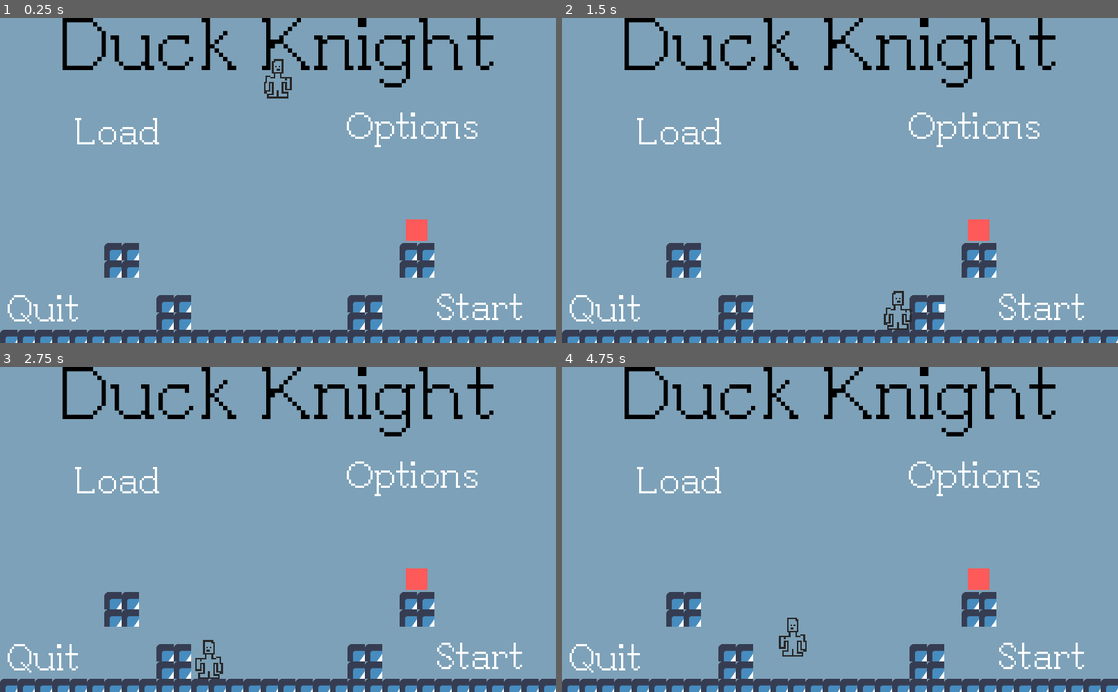
Above: before the commit, frames 1-4 (two rows, left to right).
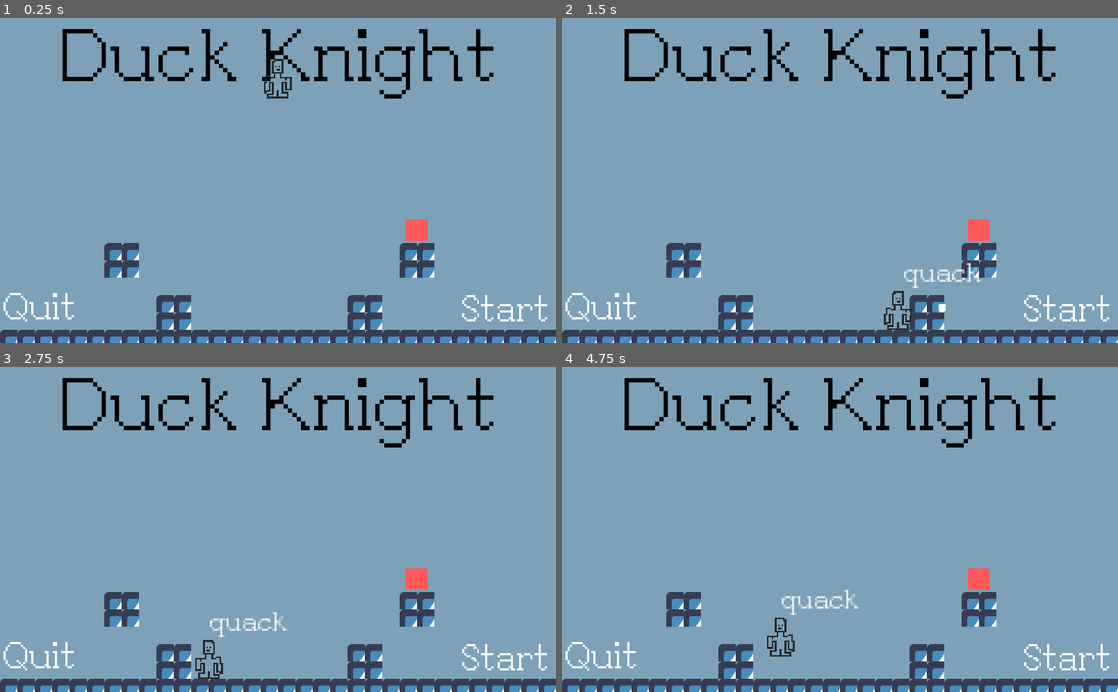
Above: after the commit, the same moments.

Repository: NicholasSurmava/game-jam-entry
Game: Godot game, scene res://src/Core/Levels/Demo/DemoLevel.tscn
Same seed, same stepped clock (60 frames per second), same inputs: the game is played once before the commit and once after it. The engine's default icon, where the game draws it, is replaced by a stand-in: a white triangle on a blue panel in a dark square.
Inputs:
- Up to frame 1 (0.25 s): no input
- Up to frame 2 (1.5 s): hold Right (right) from 0.53 s (still down); tap C (quack, bound only after the commit) at 0.6 s; tap Z (jump) at 0.77 s; tap X (shoot) at 1.35 s
- Up to frame 3 (2.75 s): tap Z (jump) at 1.52 s; tap C (quack, bound only after the commit) at 1.55, 2.1 s; release Right (right) at 2.03 s; hold A (left) from 2.03 s (still down)
- Up to frame 4 (4.75 s): release A (left) at 2.78 s; hold Right (right) 2.78-4.28 s; tap C (quack, bound only after the commit) at 2.85, 3.8, 4.35 s; tap Z (jump) at 3.02, 3.77, 4.52 s; tap X (shoot) at 3.6 s; hold A (left) from 4.28 s (still down)

The runs differ from the first frame. In frame 1, 5.2% of the frame differs, in the area x 0-99%, y 0-95%; in frame 2, 5.5%; in frame 3, 5.5%; in frame 4, 5.8%.

Commit message:
changed quit, start options. other changes

Diff:
--- a/game/project.godot
+++ b/game/project.godot
@@ -56,6 +56,12 @@
 , Object(InputEventJoypadButton,"resource_local_to_scene":false,"resource_name":"","device":0,"button_index":12,"pressure":0.0,"pressed":false,"script":null)
  ]
 }
+quack={
+"deadzone": 0.5,
+"events": [ Object(InputEventKey,"resource_local_to_scene":false,"resource_name":"","device":0,"alt":false,"shift":false,"control":false,"meta":false,"command":false,"pressed":false,"scancode":67,"unicode":0,"echo":false,"script":null)
+, Object(InputEventJoypadButton,"resource_local_to_scene":false,"resource_name":"","device":0,"button_index":3,"pressure":0.0,"pressed":false,"script":null)
+ ]
+}
 
 [physics]
 
--- a/game/src/Components/Actor.gd
+++ b/game/src/Components/Actor.gd
@@ -2,7 +2,7 @@
 
 const bulletPath = preload("res://src/Components/Bullet/Bullet.tscn")
 
-export (int) var SPEED = 450
+export (int) var SPEED = 500
 export (int) var GRAVITY = 2000
 export (int) var JUMP_FORCE = -850
 
--- a/game/src/Components/Bullet/Bullet.gd
+++ b/game/src/Components/Bullet/Bullet.gd
@@ -1,4 +1,4 @@
-extends Area2D
+extends KinematicBody2D
 
 var velocity = Vector2.ZERO
 var direction = Vector2(0,0)
@@ -6,13 +6,12 @@
 func _physics_process(delta: float) -> void:
 	velocity.x = direction.x * 10
 
-	global_position.x += velocity.x
+	self.global_position.x += velocity.x
 
 
 func _on_VisibilityNotifier2D_screen_exited() -> void:
 	queue_free()
 
-
-func _on_Bullet_body_shape_entered(body_id: int, body: Node, body_shape: int, local_shape: int) -> void:
+func _on_Area2D_body_shape_entered(body_id: int, body: Node, body_shape: int, local_shape: int) -> void:
 	if body.name == "Enemy":
 		body.queue_free()
--- a/game/src/Components/Bullet/Bullet.tscn
+++ b/game/src/Components/Bullet/Bullet.tscn
@@ -1,12 +1,14 @@
-[gd_scene load_steps=3 format=2]
+[gd_scene load_steps=4 format=2]
 
 [ext_resource path="res://src/Components/Bullet/Bullet.gd" type="Script" id=1]
 
 [sub_resource type="RectangleShape2D" id=1]
 extents = Vector2( 6.5, 6.375 )
 
-[node name="Bullet" type="Area2D"]
-position = Vector2( 553.958, 36.0407 )
+[sub_resource type="RectangleShape2D" id=2]
+extents = Vector2( 6.32513, 6.25493 )
+
+[node name="Bullet" type="KinematicBody2D"]
 script = ExtResource( 1 )
 
 [node name="ColorRect" type="ColorRect" parent="."]
@@ -19,10 +21,17 @@
 [node name="CollisionShape2D" type="CollisionShape2D" parent="."]
 position = Vector2( 6.5, 6.625 )
 shape = SubResource( 1 )
+one_way_collision = true
 
 [node name="VisibilityNotifier2D" type="VisibilityNotifier2D" parent="."]
 position = Vector2( 6.59081, 6.50735 )
 scale = Vector2( 0.657946, 0.632919 )
 
-[connection signal="body_shape_entered" from="." to="." method="_on_Bullet_body_shape_entered"]
+[node name="Area2D" type="Area2D" parent="."]
+
+[node name="CollisionShape2D" type="CollisionShape2D" parent="Area2D"]
+position = Vector2( 6.51691, 6.51695 )
+shape = SubResource( 2 )
+
 [connection signal="screen_exited" from="VisibilityNotifier2D" to="." method="_on_VisibilityNotifier2D_screen_exited"]
+[connection signal="body_shape_entered" from="Area2D" to="." method="_on_Area2D_body_shape_entered"]
--- a/game/src/Components/Player/Player.gd
+++ b/game/src/Components/Player/Player.gd
@@ -50,14 +50,24 @@
 #
 #	velocity = move_and_slide(velocity, Vector2.UP)
 
+func _physics_process(delta: float) -> void:
+	if Input.is_action_just_pressed("quack"):
+		$dialogue.text = "quack"
+		$dialogue.visible = true
+		$dialogue_timer.wait_time = 1
+		$dialogue_timer.start()
 
-func _on_Area2D_body_shape_entered(body_id: int, body: Node, body_shape: int, local_shape: int) -> void:
-	$dialogue.text = "quack"
-	$dialogue.visible = true
-	$dialogue_timer.start()
+func _on_Start_body_shape_entered(body_id: int, body: Node, body_shape: int, local_shape: int) -> void:
+	if body.name == "Player":
+		get_tree().change_scene("res://src/Core/Levels/Level1/Level1.tscn")
 
 
 func _on_dialogue_timer_timeout() -> void:
 	$dialogue.text = ""
 	$dialogue.visible = false
 	print("changing level")
+
+
+func _on_Quit_body_shape_entered(body_id: int, body: Node, body_shape: int, local_shape: int) -> void:
+	if body.name == "Player":
+		get_tree().notification(MainLoop.NOTIFICATION_WM_QUIT_REQUEST)
--- a/game/src/Core/Levels/Demo/DemoLevel.tscn
+++ b/game/src/Core/Levels/Demo/DemoLevel.tscn
@@ -34,12 +34,21 @@
 size = 128
 font_data = ExtResource( 4 )
 
-[sub_resource type="RectangleShape2D" id=4]
-extents = Vector2( 76.4547, 28.5176 )
-
 [sub_resource type="DynamicFont" id=5]
 size = 64
 font_data = ExtResource( 4 )
+
+[sub_resource type="RectangleShape2D" id=9]
+extents = Vector2( 18.5768, 299.997 )
+
+[sub_resource type="RectangleShape2D" id=7]
+extents = Vector2( 85.761, 20.329 )
+
+[sub_resource type="RectangleShape2D" id=10]
+extents = Vector2( 22.7394, 271.214 )
+
+[sub_resource type="RectangleShape2D" id=8]
+extents = Vector2( 134.449, 31.2778 )
 
 [sub_resource type="RectangleShape2D" id=6]
 extents = Vector2( 19.6231, 19.8386 )
@@ -60,14 +69,15 @@
 tile_set = SubResource( 2 )
 cell_size = Vector2( 32, 32 )
 format = 1
-tile_data = PoolIntArray( 851974, 0, 0, 851975, 0, 0, 851991 …(159 unchanged characters)… 2, 0, 0, 1114132, 0, 0, 1114133, 0, 0, 1179648, 0, 0, 1179649, 0, 0, 1179650, 0, 0, 1179651, 0, 0, 1179652, 0, 0, 1179653, 0, 0, 1179654, 0, 0, 1179655, 0, 0, 1179656, 0, 0, 1179657, 0, 0, 1179658, 0, 0, 1179659, 0, 0, 1179660, 0, 0, 1179661, 0, 0, 1179662, 0, 0, 1179663, 0, 0, 1179664, 0, 0, 1179665, 0, 0, 1179666, 0, 0, 1179667, 0, 0, 1179668, 0, 0, 1179669, 0, 0, 1179670, 0, 0, 1179671, 0, 0, 1179672, 0, 0, 1179673, 0, 0, 1179674, 0, 0, 1179675, 0, 0, 1179676, 0, 0, 1179677, 0, 0, 1179678, 0, 0, 1179679, 0, 0, 1179680, 0, 0 )
+tile_data = PoolIntArray( 851974, 0, 0, 851975, 0, 0, 851991 …(159 unchanged characters)… 2, 0, 0, 1114132, 0, 0, 1114133, 0, 0, 1245176, 0, 0, 1245177, 0, 0, 1245178, 0, 0, 1245179, 0, 0, 1245180, 0, 0, 1245181, 0, 0, 1245182, 0, 0, 1245183, 0, 0, 1179648, 0, 0, 1179649, 0, 0, 1179650, 0, 0, 1179651, 0, 0, 1179652, 0, 0, 1179653, 0, 0, 1179654, 0, 0, 1179655, 0, 0, 1179656, 0, 0, 1179657, 0, 0, 1179658, 0, 0, 1179659, 0, 0, 1179660, 0, 0, 1179661, 0, 0, 1179662, 0, 0, 1179663, 0, 0, 1179664, 0, 0, 1179665, 0, 0, 1179666, 0, 0, 1179667, 0, 0, 1179668, 0, 0, 1179669, 0, 0, 1179670, 0, 0, 1179671, 0, 0, 1179672, 0, 0, 1179673, 0, 0, 1179674, 0, 0, 1179675, 0, 0, 1179676, 0, 0, 1179677, 0, 0, 1179678, 0, 0, 1179679, 0, 0, 1179680, 0, 0, 1179681, 0, 0, 1179682, 0, 0, 1179683, 0, 0, 1179684, 0, 0, 1179685, 0, 0, 1179686, 0, 0 )
 
 [node name="Label" type="Label" parent="."]
 anchor_left = 0.5
 anchor_right = 0.5
 margin_left = -404.0
+margin_top = 21.3574
 margin_right = 404.0
-margin_bottom = 128.0
+margin_bottom = 149.357
 custom_fonts/font = SubResource( 3 )
 custom_colors/font_color = Color( 0, 0, 0, 1 )
 text = "Duck Knight"
@@ -76,37 +86,33 @@
 }
 
 [node name="Start" type="Area2D" parent="."]
-position = Vector2( 800.654, 569.195 )
-__meta__ = {
-"_edit_group_": true
-}
-
-[node name="CollisionShape2D" type="CollisionShape2D" parent="Start"]
-position = Vector2( 84.8528, -33.5875 )
-shape = SubResource( 4 )
+position = Vector2( 994.401, 446.158 )
 
 [node name="Label" type="Label" parent="Start"]
-margin_left = 1.125
-margin_top = -59.7818
-margin_right = 169.125
-margin_bottom = 4.2182
+margin_left = -147.367
+margin_top = 66.0833
+margin_right = 20.6326
+margin_bottom = 130.083
 custom_fonts/font = SubResource( 5 )
 text = "Start"
 __meta__ = {
 "_edit_use_anchors_": false
 }
 
+[node name="CollisionShape2D" type="CollisionShape2D" parent="Start"]
+position = Vector2( 80.0904, -137.488 )
+shape = SubResource( 9 )
+
 [node name="Load" type="Area2D" parent="."]
+visible = false
 position = Vector2( 137.239, 244.829 )
+monitoring = false
 __meta__ = {
 "_edit_group_": true
 }
 
-[node name="CollisionShape2D" type="CollisionShape2D" parent="Load"]
-position = Vector2( 84.8528, -33.5875 )
-shape = SubResource( 4 )
-
 [node name="Label" type="Label" parent="Load"]
+modulate = Color( 0.603922, 0.603922, 0.603922, 1 )
 margin_left = 1.125
 margin_top = -59.7818
 margin_right = 169.125
@@ -117,47 +123,47 @@
 "_edit_use_anchors_": false
 }
 
+[node name="CollisionShape2D" type="CollisionShape2D" parent="Load"]
+position = Vector2( 76, -31.5 )
+shape = SubResource( 7 )
+
 [node name="Quit" type="Area2D" parent="."]
 position = Vector2( 13.0985, 571.865 )
-__meta__ = {
-"_edit_group_": true
-}
-
-[node name="CollisionShape2D" type="CollisionShape2D" parent="Quit"]
-position = Vector2( 84.8528, -33.5875 )
-shape = SubResource( 4 )
 
 [node name="Label" type="Label" parent="Quit"]
-margin_left = 1.125
-margin_top = -59.7818
-margin_right = 169.125
-margin_bottom = 4.2182
+margin_left = -7.36029
+margin_top = -64.0244
+margin_right = 160.64
+margin_bottom = -0.0244446
 custom_fonts/font = SubResource( 5 )
 text = "Quit"
 __meta__ = {
 "_edit_use_anchors_": false
 }
 
+[node name="CollisionShape2D" type="CollisionShape2D" parent="Quit"]
+position = Vector2( -39.1342, -240.914 )
+shape = SubResource( 10 )
+
 [node name="Options" type="Area2D" parent="."]
-position = Vector2( 637.979, 234.063 )
+visible = false
+position = Vector2( 625.28, 171.355 )
 __meta__ = {
 "_edit_group_": true
 }
 
-[node name="CollisionShape2D" type="CollisionShape2D" parent="Options"]
-position = Vector2( 84.8528, -33.5875 )
-shape = SubResource( 4 )
-
 [node name="Label" type="Label" parent="Options"]
-margin_left = 1.125
-margin_top = -59.7818
-margin_right = 169.125
-margin_bottom = 4.2182
+margin_right = 248.0
+margin_bottom = 64.0
 custom_fonts/font = SubResource( 5 )
 text = "Options"
 __meta__ = {
 "_edit_use_anchors_": false
 }
+
+[node name="CollisionShape2D" type="CollisionShape2D" parent="Options"]
+position = Vector2( 121.436, 31.748 )
+shape = SubResource( 8 )
 
 [node name="Enemy" type="KinematicBody2D" parent="."]
 position = Vector2( 747.666, 371.452 )
@@ -181,7 +187,5 @@
 position = Vector2( 516.013, 33.4734 )
 scale = Vector2( 3, 3 )
 
-[connection signal="body_shape_entered" from="Start" to="Player" method="_on_Area2D_body_shape_entered"]
-[connection signal="body_shape_entered" from="Load" to="Player" method="_on_Area2D_body_shape_entered"]
-[connection signal="body_shape_entered" from="Quit" to="Player" method="_on_Area2D_body_shape_entered"]
-[connection signal="body_shape_entered" from="Options" to="Player" method="_on_Area2D_body_shape_entered"]
+[connection signal="body_shape_entered" from="Start" to="Player" method="_on_Start_body_shape_entered"]
+[connection signal="body_shape_entered" from="Quit" to="Player" method="_on_Quit_body_shape_entered"]
Not shown: 1 places in game/src/Core/Levels/Demo/DemoLevel.tscn that only renumber resources
